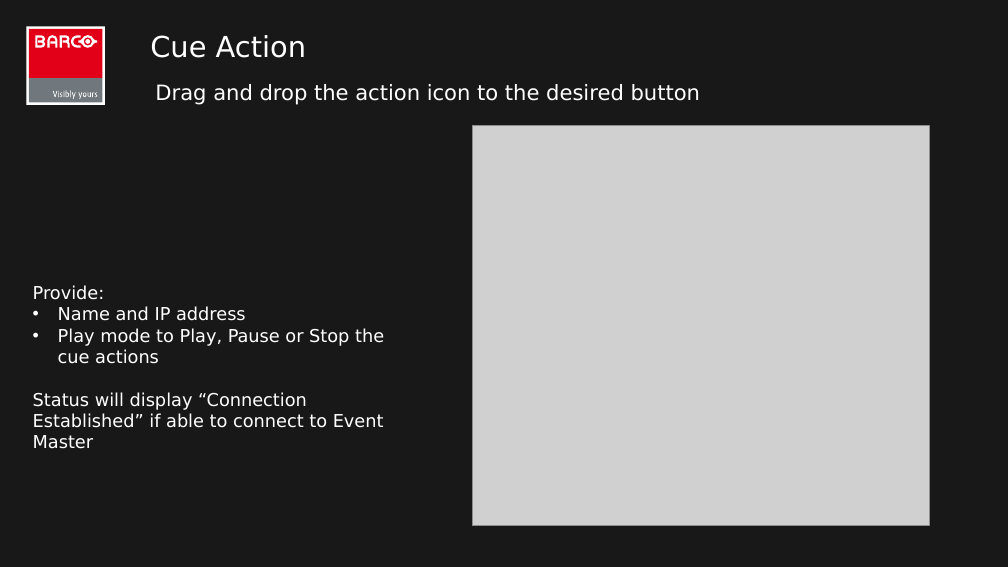
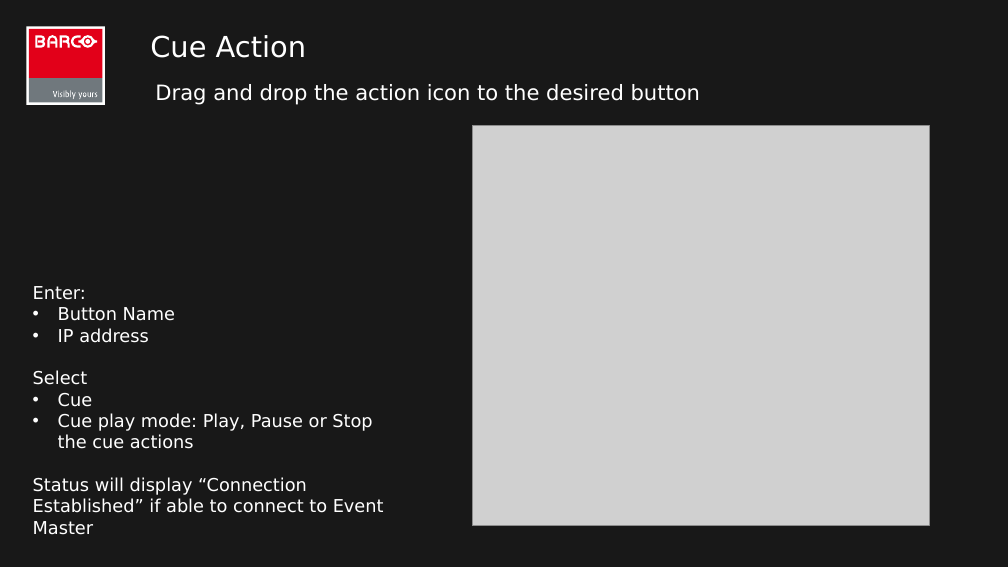
Before and after one commit to robbie78669/streamdeck-eventmaster, a slide deck: slide 9 of Stream Deck for Event Master v2.1.pptx. Drawn at 1008x567 pixels with LibreOffice and Linux fonts; fonts in the diff are those of the drawing; grey boxes stand for pictures. Boxes give left, top, right and bottom in pixels: in the first picture for what was removed or moved away, otherwise in the second. Text is boxed around its words. In the diff, an @@ line names an element or a change of style, - is before the commit and + after.

```diff
--- a/Stream Deck for Event Master v2.1.pptx
+++ b/Stream Deck for Event Master v2.1.pptx
@@ text at (33,286,372,449): text changed @@
-Provide:
-• Name and IP address
-• Play mode to Play, Pause or Stop the cue actions
+Enter:
+• Button Name
+• IP address
+Select
+• Cue
+• Cue play mode: Play, Pause or Stop the cue actions
```
Also in this commit, not shown: 6 other slides changed, 3 other files.
